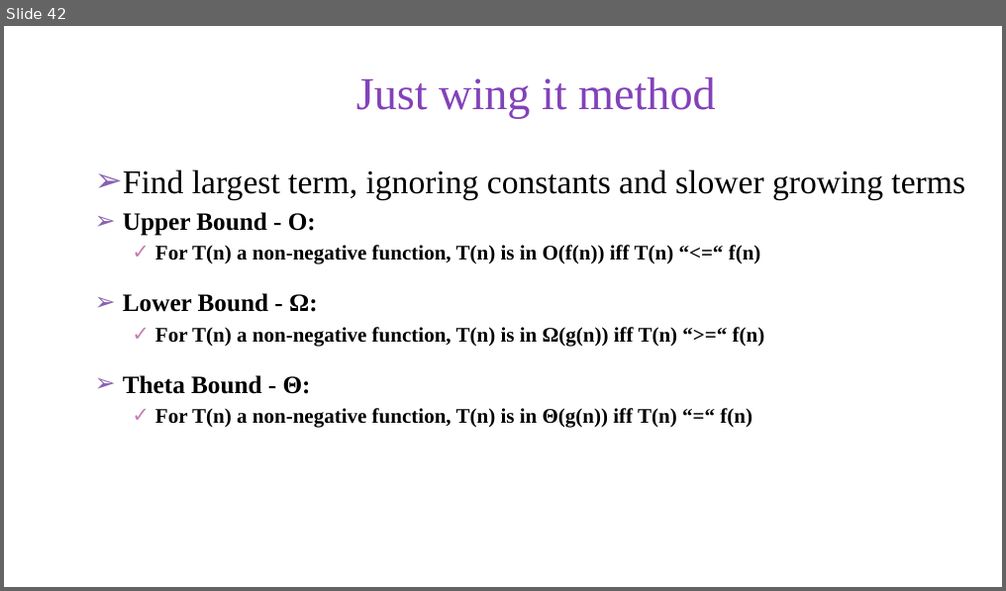
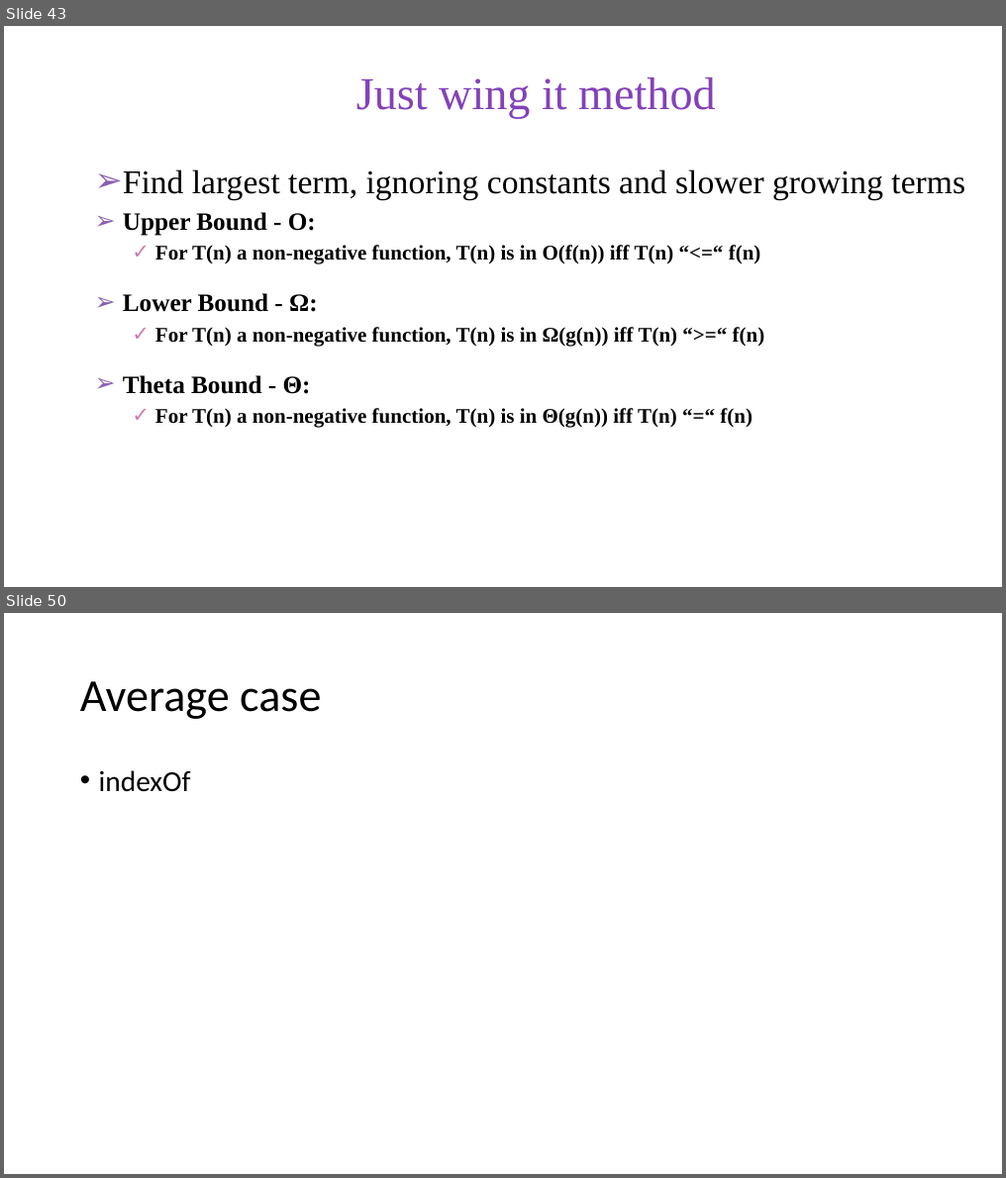
Before and after one commit to skalakm/232, a slide deck: notes.pptx. Shown one above the other, each under a label of ours: slide 42 before the commit, slides 43 and 50 after it; the slides between them are not shown. The pictures are 1006x591 and 1006x1178 pixels, drawn with LibreOffice and Linux fonts; fonts in the diff are those of the drawing; background and template pictures are left out. Boxes give left, top, right and bottom in pixels: in the first picture for what was removed or moved away, otherwise in the second. Text is boxed around its words. In the diff, an @@ line names an element or a change of style, - is before the commit and + after.

```diff
--- a/notes.pptx
+++ b/notes.pptx
@@ slide 50 added at [4,613,1002,1174], background #FFFFFF @@
@@ title added at [80,681,321,719], 44 pt, text #000000 @@
+Average case
@@ text added at [99,770,191,792], 28 pt, text #000000 @@
+• indexOf
@@ what was slide 42 is now slide 43 @@
```
Also in this commit, not shown: 7 other slides added.
